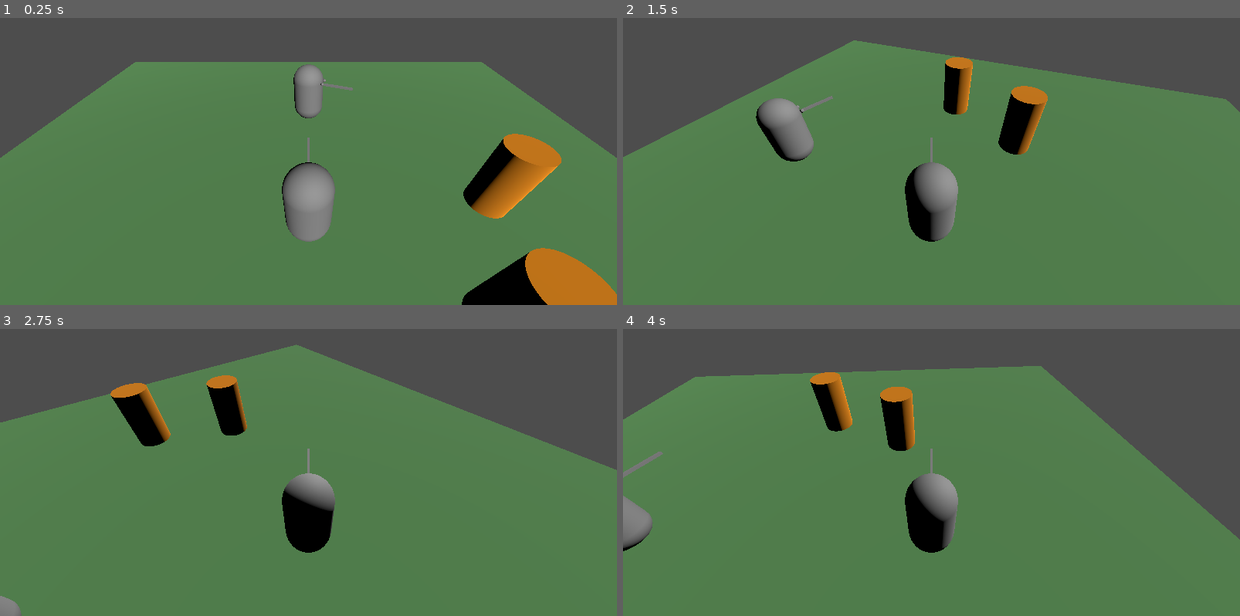
Above: before the commit, frames 1-4 (two rows, left to right).
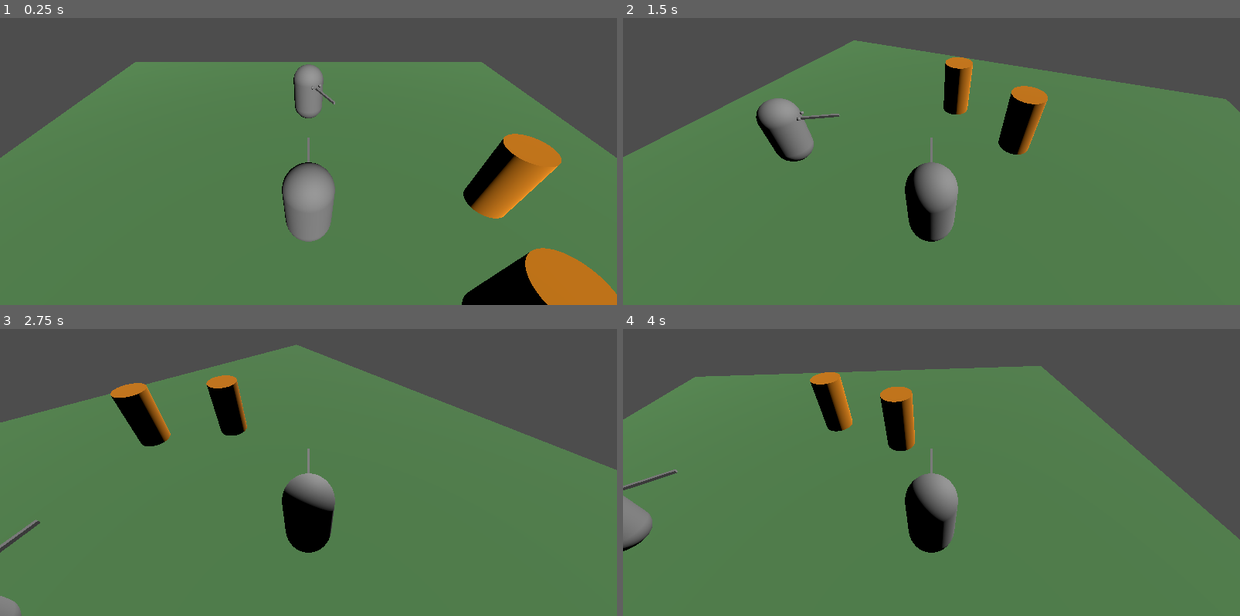
Above: after the commit, the same moments.

Repository: tom-schultz/godot-attackable
Game: Godot game, scene res://root.tscn
The game is run twice, just before and just after one commit, with the same random seed, the same clock (stepped at 60 frames per second) and the same inputs.
Inputs:
- Up to frame 1 (0.25 s): no input
- Up to frame 2 (1.5 s): tap Enter at 0.5 s; hold D 0.53-1.28 s; hold S from 1.28 s (still down)
- Up to frame 3 (2.75 s): release S at 2.03 s; hold D from 2.03 s (still down)
- Up to frame 4 (4 s): release D at 2.78 s; hold W 2.78-3.53 s; hold A from 3.53 s (still down)

The runs differ from the first frame. In frame 1, less than 0.1% of the frame differs, in the area x 47-58%, y 17-31%; in frame 2, 0.1%; in frame 3, 0.2%; in frame 4, 0.3%, in the area x 0-9%, y 42-68%.

Commit message:
Static methods for finding and registering, fixing self-collision bug.

Diff:
--- a/Attackable.gd
+++ b/Attackable.gd
@@ -3,6 +3,12 @@
 class_name Attackable
 
 signal attacked()
+
+static func find(node : Node) -> Attackable:
+	return node.get_node_or_null("%Attackable") as Attackable
+
+static func register(node : Node, handler : Callable):
+	node.get_node("%Attackable").attacked.connect(handler)
 
 func _process(delta):
 	if Engine.is_editor_hint():
--- a/Character.gd
+++ b/Character.gd
@@ -8,7 +8,7 @@
 @export var camera : Camera3D
 
 func _ready():
-	%Attackable.attacked.connect(_handle_attack)
+	Attackable.register(self, _handle_attack)
 
 func _process(delta):
 	if not is_player:
@@ -34,7 +34,7 @@
 
 
 func _on_hurt_box_area_3d_body_entered(body):
-	var attackable : Attackable = body.get_node_or_null("%Attackable")
+	var attackable : Attackable = Attackable.find(body)
 
 	if attackable == null:
 		return
--- a/character.tscn
+++ b/character.tscn
@@ -11,8 +11,8 @@
 
 [sub_resource type="BoxMesh" id="BoxMesh_daeov"]
 
-[sub_resource type="BoxShape3D" id="BoxShape3D_rr3om"]
-size = Vector3(0.24, 1, 1.21)
+[sub_resource type="BoxShape3D" id="BoxShape3D_y8s74"]
+size = Vector3(0.24, 1, 0.965)
 
 [node name="Player" type="CharacterBody3D" node_paths=PackedStringArray("camera")]
 transform = Transform3D(1, 0, 0, 0, 1, 0, 0, 0, 1, 0, 0.297677, 0)
@@ -46,10 +46,10 @@
 transform = Transform3D(-1, -5.67765e-08, 6.64768e-08, 0, 0.760406, 0.649448, -8.74228e-08, 0.649448, -0.760406, 0, 5.108, -2.552)
 
 [node name="HurtBoxArea3D" type="Area3D" parent="."]
-transform = Transform3D(1, 0, 0, 0, 1, 0, 0, 0, 1, 0, 1.08245, 0.919068)
+transform = Transform3D(1, 0, 0, 0, 1, 0, 0, 0, 1, 0, 1.08245, 1.08811)
 
 [node name="CollisionShape3D" type="CollisionShape3D" parent="HurtBoxArea3D"]
-shape = SubResource("BoxShape3D_rr3om")
+shape = SubResource("BoxShape3D_y8s74")
 
 [node name="Attackable" type="Node" parent="."]
 unique_name_in_owner = true
--- a/root.tscn
+++ b/root.tscn
@@ -23,7 +23,7 @@
 shape = SubResource("WorldBoundaryShape3D_1armn")
 
 [node name="NPC" parent="." instance=ExtResource("1_b5bl1")]
-transform = Transform3D(-0.318331, 0, -0.94798, 0, 1, 0, 0.94798, 0, -0.318331, 0, 0.297677, 4.36583)
+transform = Transform3D(-0.861222, 0, -0.50823, 0, 1, 0, 0.50823, 0, -0.861222, 0, 0.297677, 4.36583)
 is_player = false
 
 [node name="Player" parent="." instance=ExtResource("1_b5bl1")]
Not shown: 1 places in root.tscn that only renumber resources
Not shown, added: godot-version.lock
